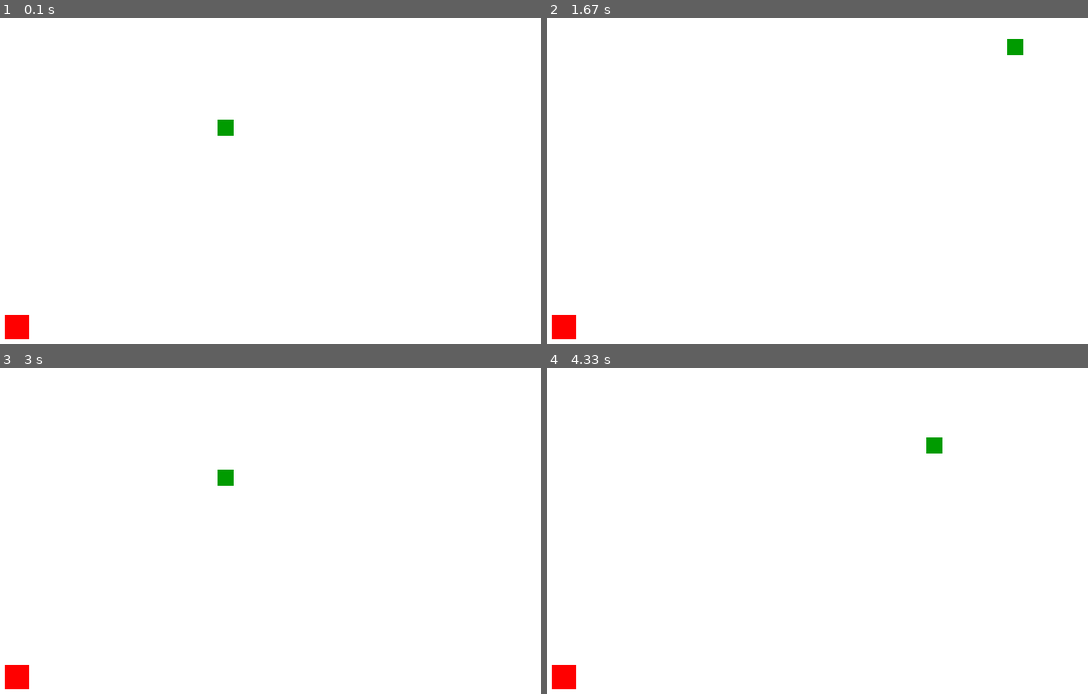
Above: before the commit, frames 1-4 (two rows, left to right).
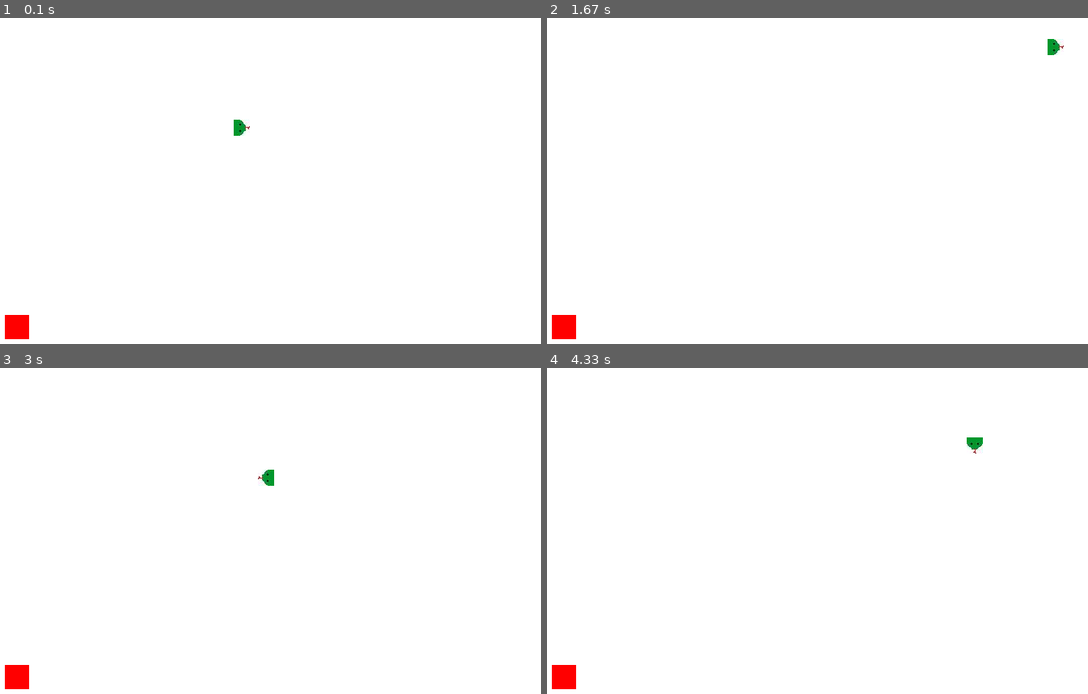
Above: after the commit, the same moments.

Repository: Andrew-Pynch/neuralink-bot
Game: pygame game, started from pygame_examples/snake_learning_example.py
Two runs of this game, one before a commit and one after it. Both use one fixed random seed, a clock stepped at 60 frames per second and the inputs below.
Inputs:
- Up to frame 1 (0.1 s): no input
- Up to frame 2 (1.67 s): hold Right 0.33-0.8 s; hold Up 0.83-1.13 s; hold Right 1.17-1.63 s
- Up to frame 3 (3 s): hold Left 1.67-2.2 s; hold Down 2.23-2.53 s; hold Left 2.57-2.97 s
- Up to frame 4 (4.33 s): hold Up 3-3.37 s; hold Right 3.4-4.03 s; hold Down from 4.07 s (still down)

The runs differ from the first frame. In frame 1, 0.3% of the frame differs, in the area x 40-47%, y 31-37%; in frame 2, 0.3%; in frame 3, 0.3%; in frame 4, 0.3%.

Commit message:
added sprite, done with this example for now

Diff:
--- a/snake_learning_example.py
+++ b/pygame_examples/snake_learning_example.py
@@ -12,6 +12,9 @@
 
 # Game requires a "title"
 pygame.display.set_caption("Snake")
+
+# Get the picture of the snakehead we created
+image = pygame.image.load('snake.jpg')
 
 # Explitily define some RGB Colors
 white = (255, 255, 255)
@@ -30,17 +33,42 @@
 font = pygame.font.SysFont(None, 25)
 
 
+# Start the snake head image facing right
+direction = 'right'
 def snake(block_size, snake_list):
-    for x_y in snake_list:
+    if direction == 'right':
+        head = pygame.transform.rotate(image, 270)
+    if direction == 'left':
+        head = pygame.transform.rotate(image, 90)
+    if direction == 'up':
+        head = image
+    if direction == 'down':
+        head = pygame.transform.rotate(image, 180)
+
+    # Make the "head" of the snake at each timestep our iamge
+    game_display.blit(head, (snake_list[-1][0], snake_list[-1][1]))
+
+    for x_y in snake_list[:-1]:
         pygame.draw.rect(game_display, green, [x_y[0], x_y[1], block_size, block_size])
 
+### TEXT_OBJECTS AND MESSAGE_TO_SCREEN ARE TO GET THE END GAME MESSAGE TO DISPLAY CENTERED
+def text_objects(text, color):
+    text_surface = font.render(text, True, color)
+    return text_surface, text_surface.get_rect()
 
-def message_to_screen(msg, color):
-    screen_text = font.render(msg, True, color)
-    game_display.blit(screen_text, [display_width / 2, display_height / 2])
+
+def message_to_screen(msg, color, y_displace=0, size='small'):
+    # surface object and the rectangle "shape"
+    text_surface, text_rect = text_objects(msg, red)
+
+    # get center of the textbox surface
+    text_rect.center = (display_width / 2, display_height / 2 + y_displace)
+    game_display.blit(text_surface, text_rect)
 
 
 def game_loop():
+    global direction
+
     game_exit = False
     game_over = False
 
@@ -49,7 +77,7 @@
     lead_x = display_width / 2
     lead_y = display_height / 2
 
-    lead_x_change = 0
+    lead_x_change = 10
     lead_y_change = 0
 
     snake_list = []
@@ -65,7 +93,8 @@
 
         while game_over == True:
             game_display.fill(white)
-            message_to_screen("Game Over! Press C to play again or Q to quit", red)
+            message_to_screen("Game Over!", red)
+            message_to_screen("Press C to play again or Q to quit", black, y_displace=50)
             pygame.display.update()
 
             for event in pygame.event.get():
@@ -90,18 +119,22 @@
             if event.type == pygame.KEYDOWN:
                 # L & R
                 if event.key == pygame.K_LEFT:
+                    direction = 'left'
                     lead_x_change = -block_size
                     # update y velocity so user cant move diagonally
                     lead_y_change = 0
                 elif event.key == pygame.K_RIGHT:
+                    direction = 'right'
                     lead_x_change = block_size
                     lead_y_change = 0
                 # U & D
                 elif event.key == pygame.K_UP:
+                    direction = 'up'
                     # Update x velocity so user cant move diagonally
                     lead_x_change = 0
                     lead_y_change = -block_size # -y = up
                 elif event.key == pygame.K_DOWN:
+                    direction = 'down'
                     lead_x_change = 0
                     lead_y_change = block_size # +y = down
 
@@ -149,8 +182,6 @@
                 snake_length += 1
 
 
-
-
         clock.tick(FPS)
 
 
Binary file added: pygame_examples/snake.jpg
Binary file added: pygame_examples/snake.png
Renamed: test_draw.py -> pygame_examples/test_draw.py
Not shown, added: pygame_examples/Untitled.xcf
